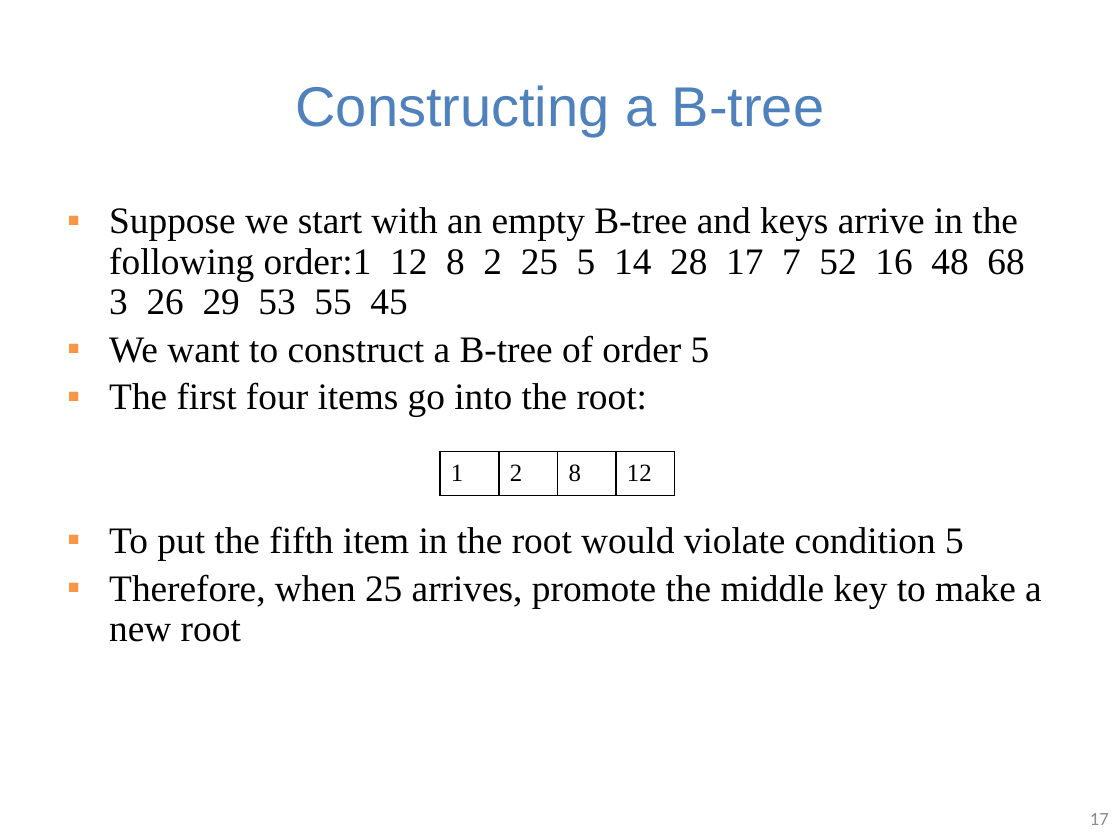
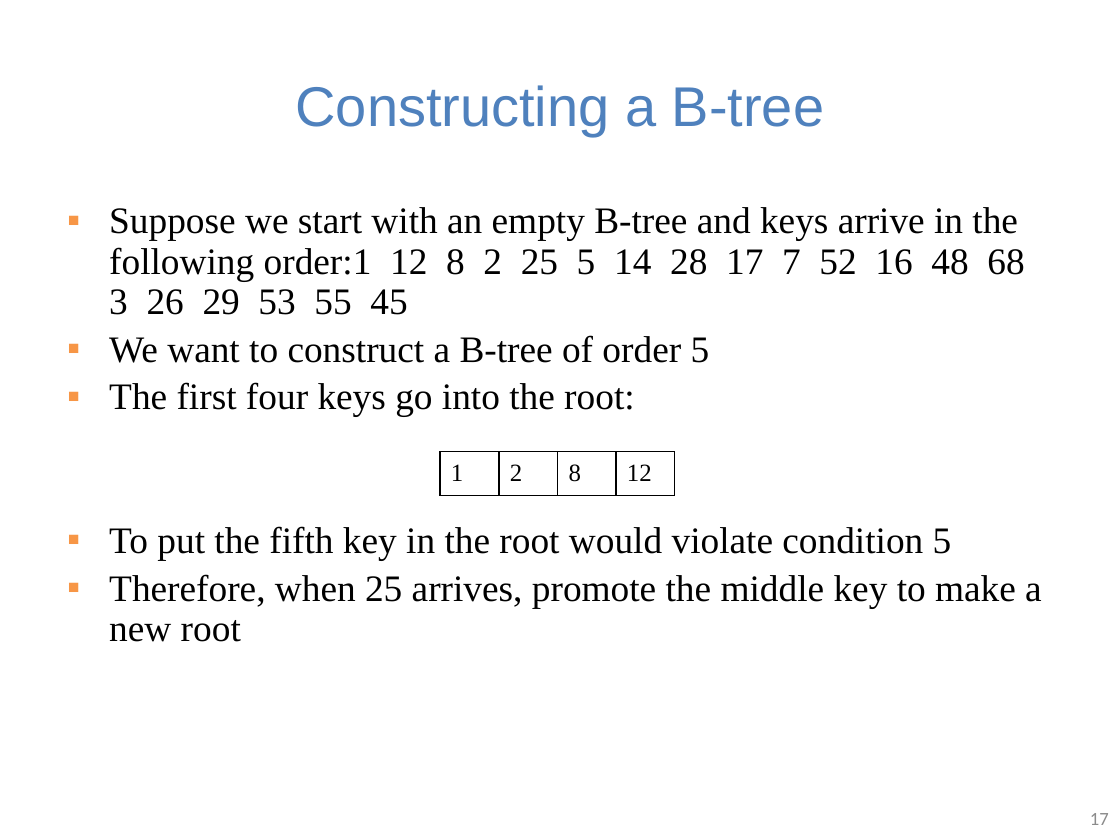
Before and after one commit to guhofstra/CSC111Fa25, a slide deck: slide 17 of PPTs/Lecture 10-2-3 trees B trees.pptx. Drawn at 1120x840 pixels with LibreOffice and Linux fonts; fonts in the diff are those of the drawing. Boxes give left, top, right and bottom in pixels: in the first picture for what was removed or moved away, otherwise in the second. Text is boxed around its words. In the diff, an @@ line names an element or a change of style, - is before the commit and + after.

```diff
--- a/PPTs/Lecture 10-2-3 trees B trees.pptx
+++ b/PPTs/Lecture 10-2-3 trees B trees.pptx
@@ text at [109, 382, 952, 560]: text changed @@
-▪ The first four items go into the root:
-▪ To put the fifth item in the root would violate condition 5
+▪ The first four keys go into the root:
+▪ To put the fifth key in the root would violate condition 5
```
Also in this commit, not shown: 12 other slides changed, 4 slides added, 1 slide removed, 13 other files.
